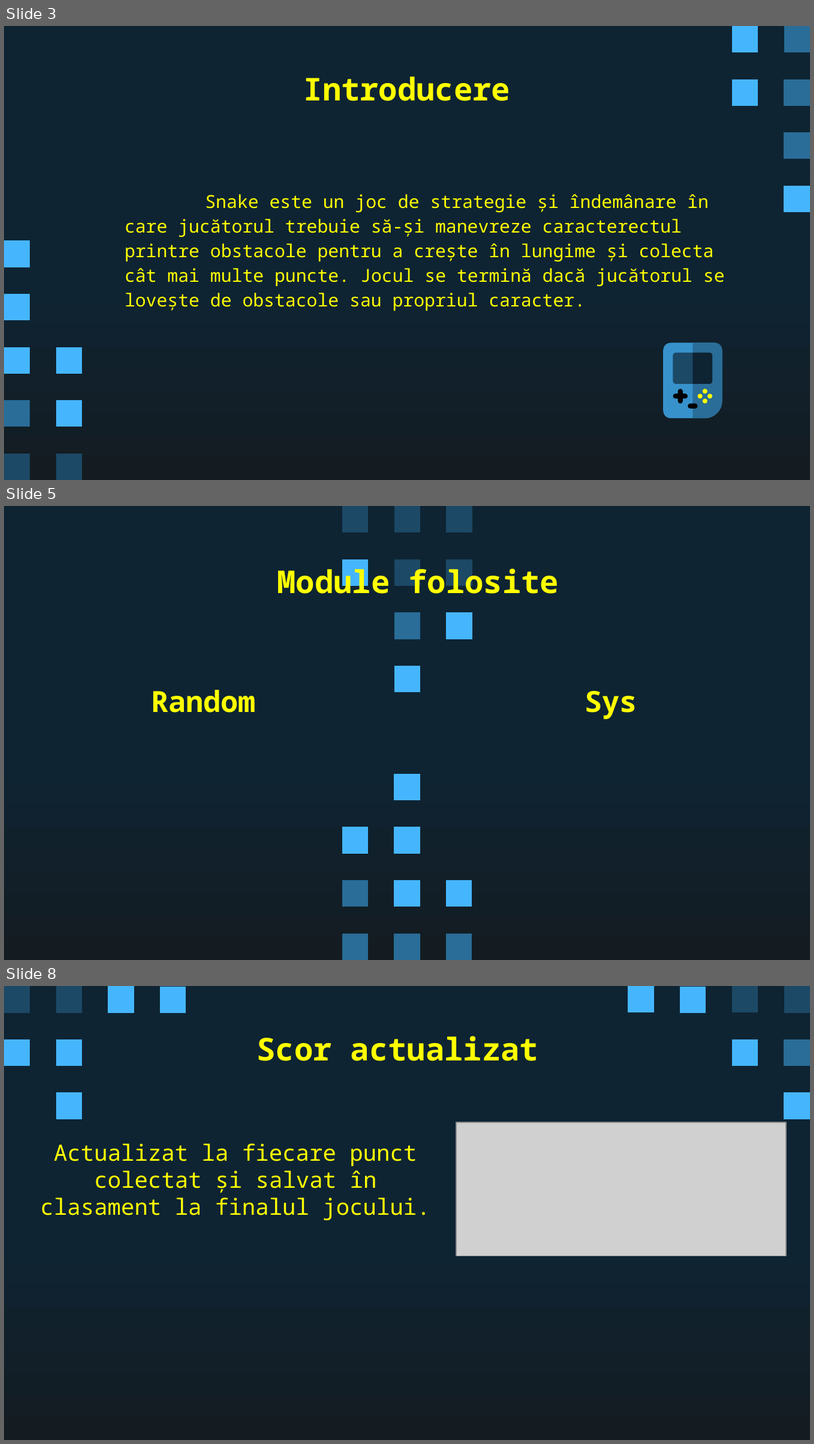
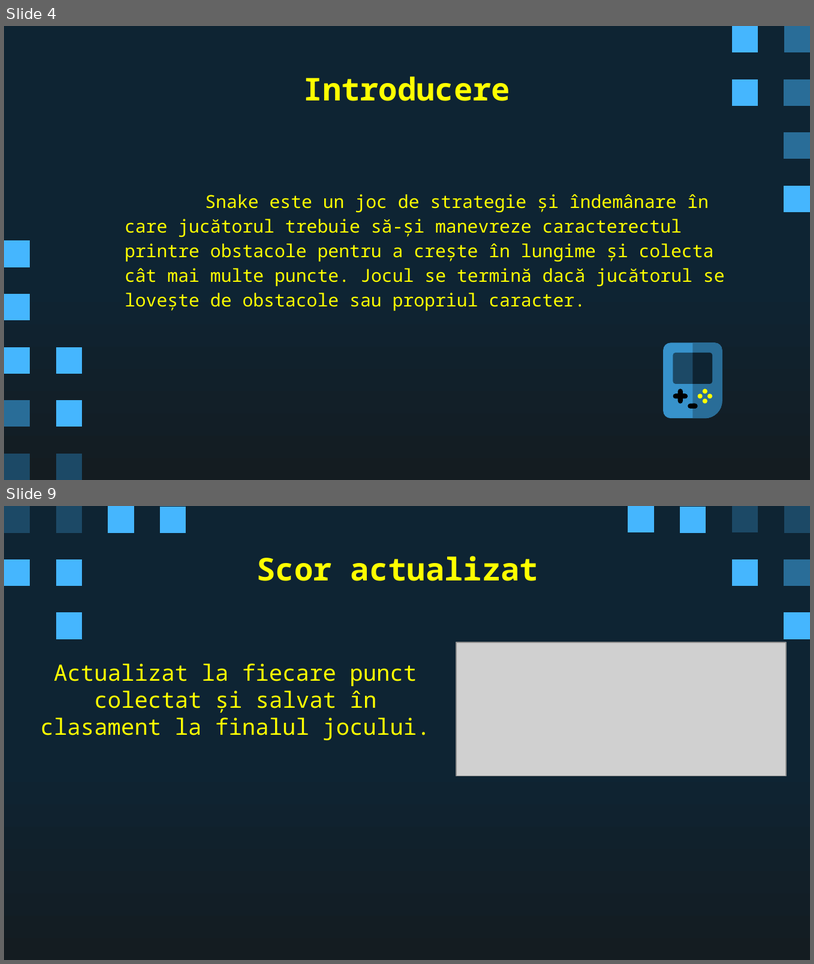
Before and after one commit to not-andrew/Python101_snake, a slide deck: Prezentare.pptx. Shown one above the other, each under a label of ours: slides 3, 5 and 8 before the commit, slides 4 and 9 after it; the slides between them are not shown. The pictures are 814x1444 and 814x964 pixels, drawn with LibreOffice and Linux fonts; fonts in the diff are those of the drawing; grey boxes stand for pictures. Boxes give left, top, right and bottom in pixels: in the first picture for what was removed or moved away, otherwise in the second. Text is boxed around its words. In the diff, an @@ line names an element or a change of style, - is before the commit and + after.

```diff
--- a/Prezentare.pptx
+++ b/Prezentare.pptx
@@ slide 5 removed at box(4, 506, 810, 960), background gradient #0E2433 to #141C21 @@
@@ freeform shape removed at box(342, 506, 368, 532) @@
@@ freeform shape removed at box(394, 506, 420, 532) @@
@@ freeform shape removed at box(447, 506, 473, 532) @@
@@ freeform shape removed at box(342, 559, 368, 586) @@
@@ freeform shape removed at box(394, 559, 420, 586) @@
@@ freeform shape removed at box(447, 559, 473, 586) @@
@@ text removed at box(278, 564, 560, 594) @@
-Module folosite
@@ freeform shape removed at box(394, 612, 420, 639) @@
@@ freeform shape removed at box(447, 612, 473, 639) @@
@@ freeform shape removed at box(394, 666, 420, 692) @@
@@ title removed at box(151, 690, 256, 712) @@
-Random
@@ title removed at box(585, 691, 637, 719) @@
-Sys
@@ freeform shape removed at box(394, 774, 420, 801) @@
@@ freeform shape removed at box(394, 774, 420, 801) @@
@@ freeform shape removed at box(342, 827, 368, 853) @@
@@ freeform shape removed at box(394, 827, 420, 853) @@
@@ freeform shape removed at box(342, 880, 368, 907) @@
@@ freeform shape removed at box(394, 880, 420, 907) @@
@@ freeform shape removed at box(446, 880, 472, 907) @@
@@ freeform shape removed at box(342, 933, 368, 959) @@
@@ freeform shape removed at box(394, 933, 420, 959) @@
@@ freeform shape removed at box(446, 933, 472, 959) @@
@@ what was slide 3 is now slide 4 @@
@@ what was slide 8 is now slide 9 @@
```
Also in this commit, not shown: 3 slides changed, 3 slides added, 1 other slide removed, 1 other file.
